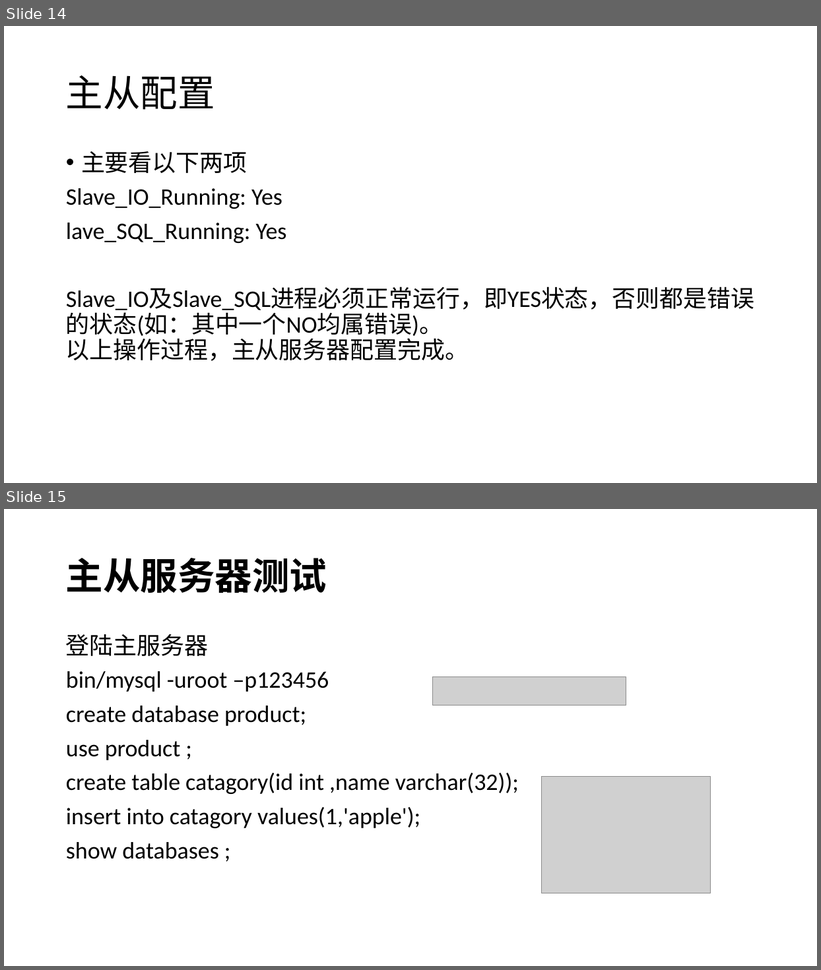
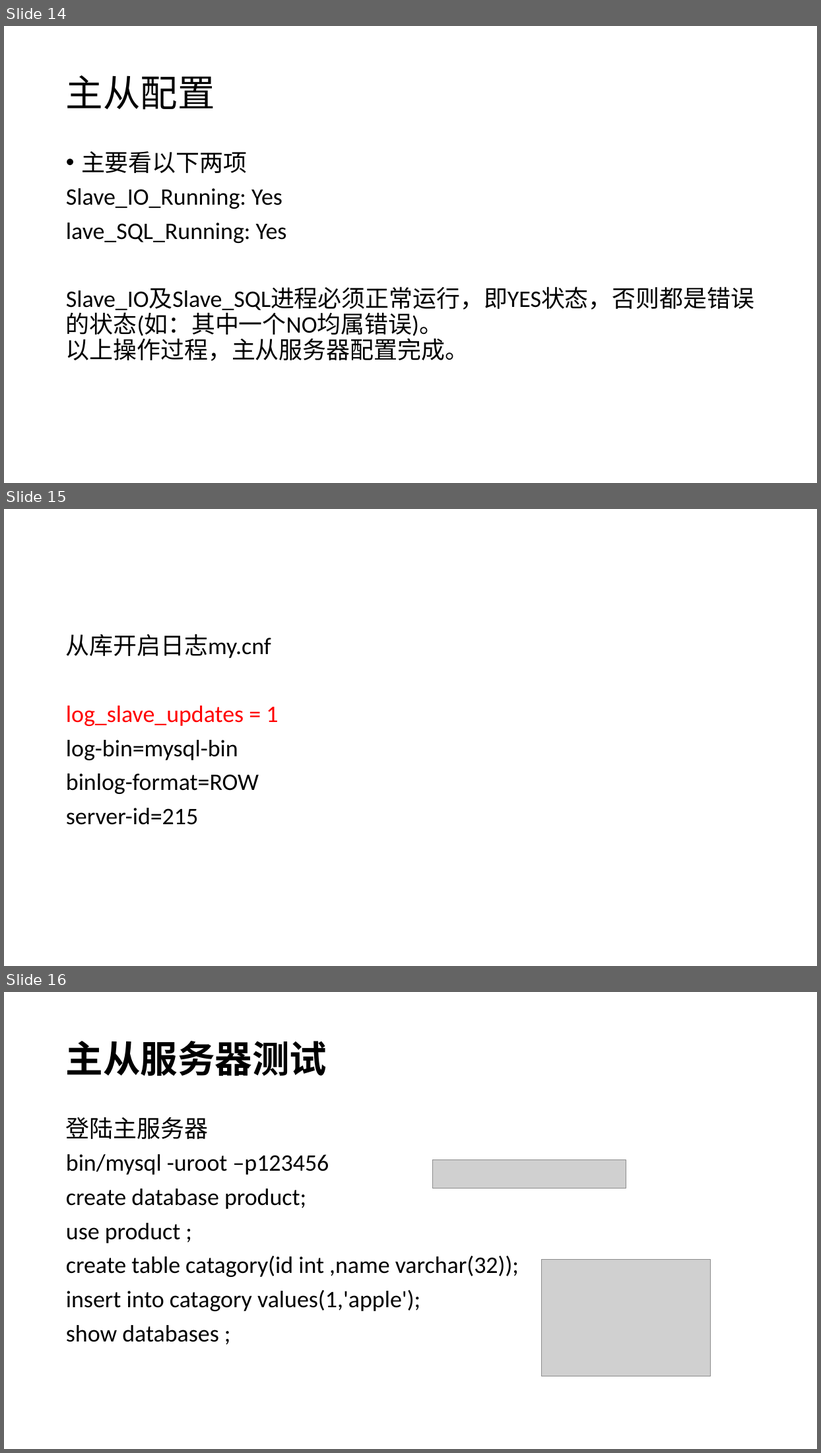
Before and after one commit to jee4a/doc, a slide deck: Mysql 5.7主从搭建及读写分离应用示例.pptx. Shown one above the other, each under a label of ours: slides 14 and 15 before the commit, slides 14, 15 and 16 after it. The pictures are 821x970 and 821x1453 pixels, drawn with LibreOffice and Linux fonts; fonts in the diff are those of the drawing; grey boxes stand for pictures. Boxes give left, top, right and bottom in pixels: in the first picture for what was removed or moved away, otherwise in the second. Text is boxed around its words. In the diff, an @@ line names an element or a change of style, - is before the commit and + after.

```diff
--- a/Mysql 5.7主从搭建及读写分离应用示例.pptx
+++ b/Mysql 5.7主从搭建及读写分离应用示例.pptx
@@ slide 15 added at <box>4,509,817,966</box>, background #FFFFFF @@
@@ text added at <box>66,634,278,825</box>, 28 pt, text #000000 @@
+从库开启日志my.cnf
+log_slave_updates = 1
+log-bin=mysql-bin
+binlog-format=ROW
+server-id=215
@@ what was slide 15 is now slide 16 @@
```
Also in this commit, not shown: 2 slides changed, 1 other slide added, 5 other files.
